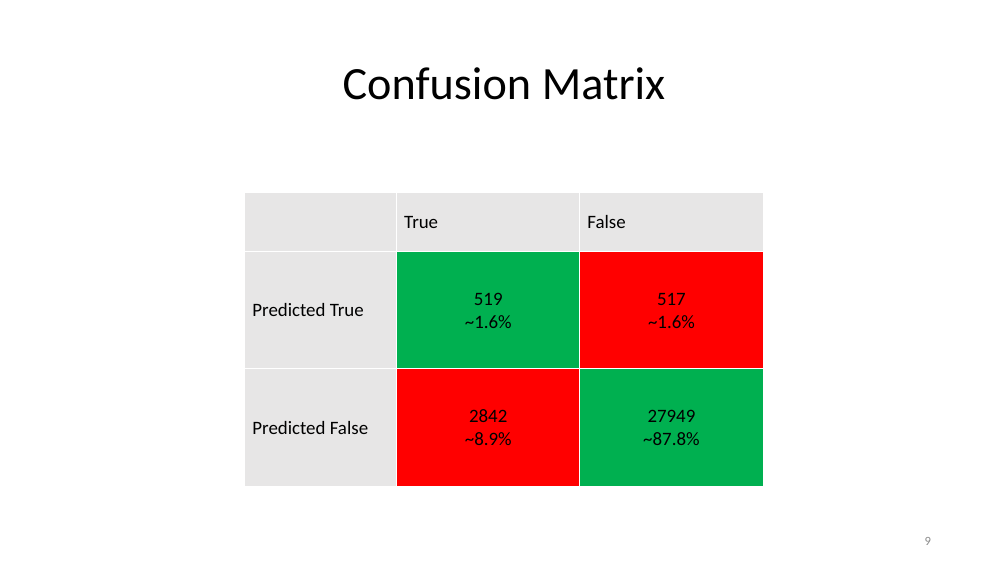
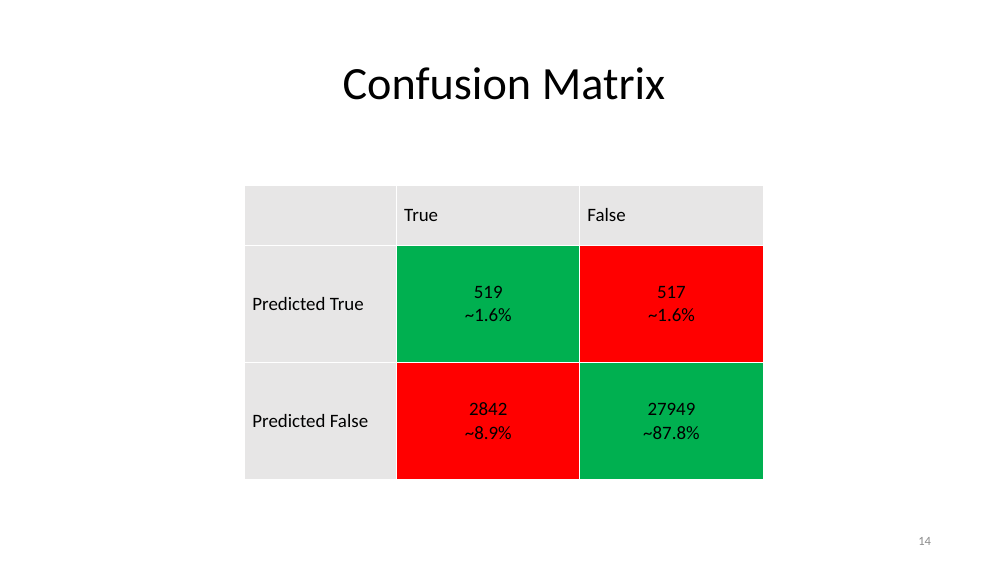
Before and after one commit to paulhager/ProteinPrediction1, a slide deck: slide 14 of BLOSUM_scorescompared to single SNAP scores.pptx (slide 9 before the commit). Drawn at 1008x567 pixels with LibreOffice and Linux fonts; fonts in the diff are those of the drawing; background and template pictures are left out. Boxes give left, top, right and bottom in pixels: in the first picture for what was removed or moved away, otherwise in the second. Text is boxed around its words. In the diff, an @@ line names an element or a change of style, - is before the commit and + after.

```diff
--- a/BLOSUM_scorescompared to single SNAP scores.pptx
+++ b/BLOSUM_scorescompared to single SNAP scores.pptx
@@ table: place and size @@
-table at [245,192,763,486]
+table at [245,186,763,480]
@@ page number at [918,537,931,545]: text changed @@
-9
+14
```
Also in this commit, not shown: 5 other slides changed, 6 slides added, 1 other file.
